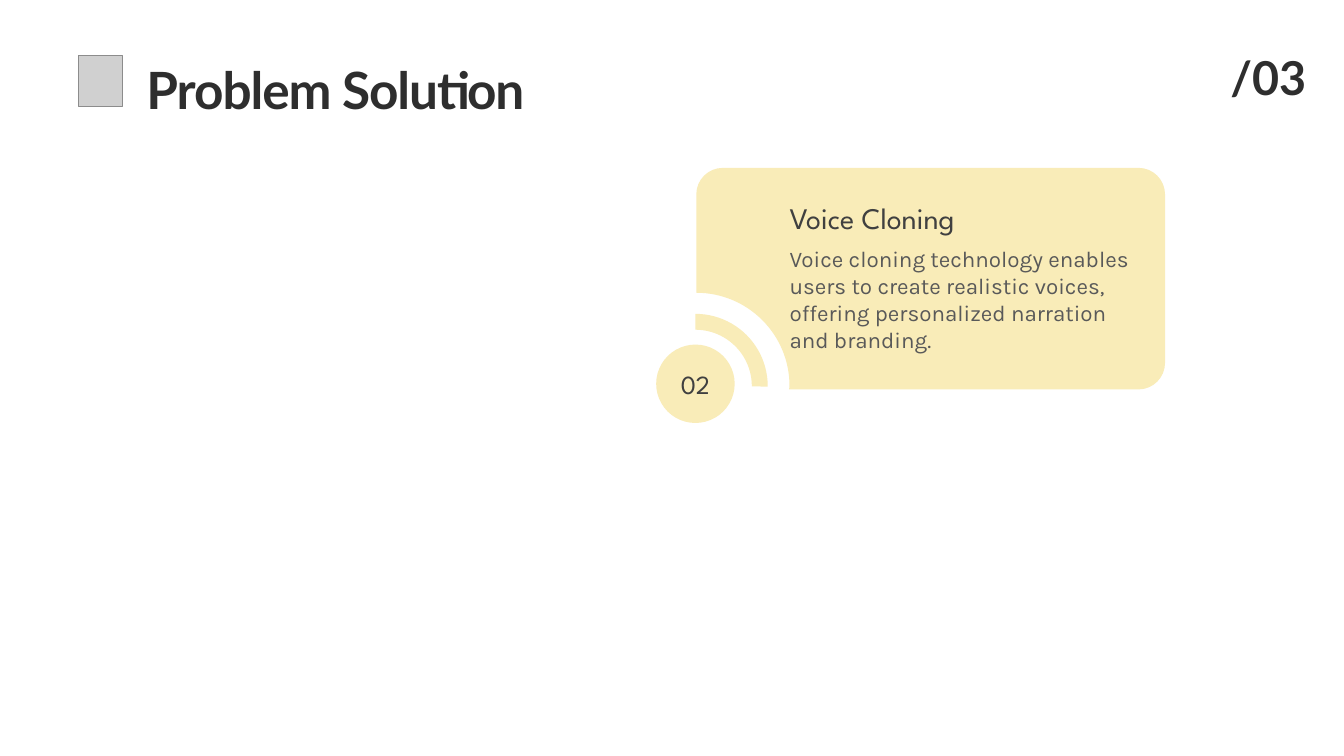
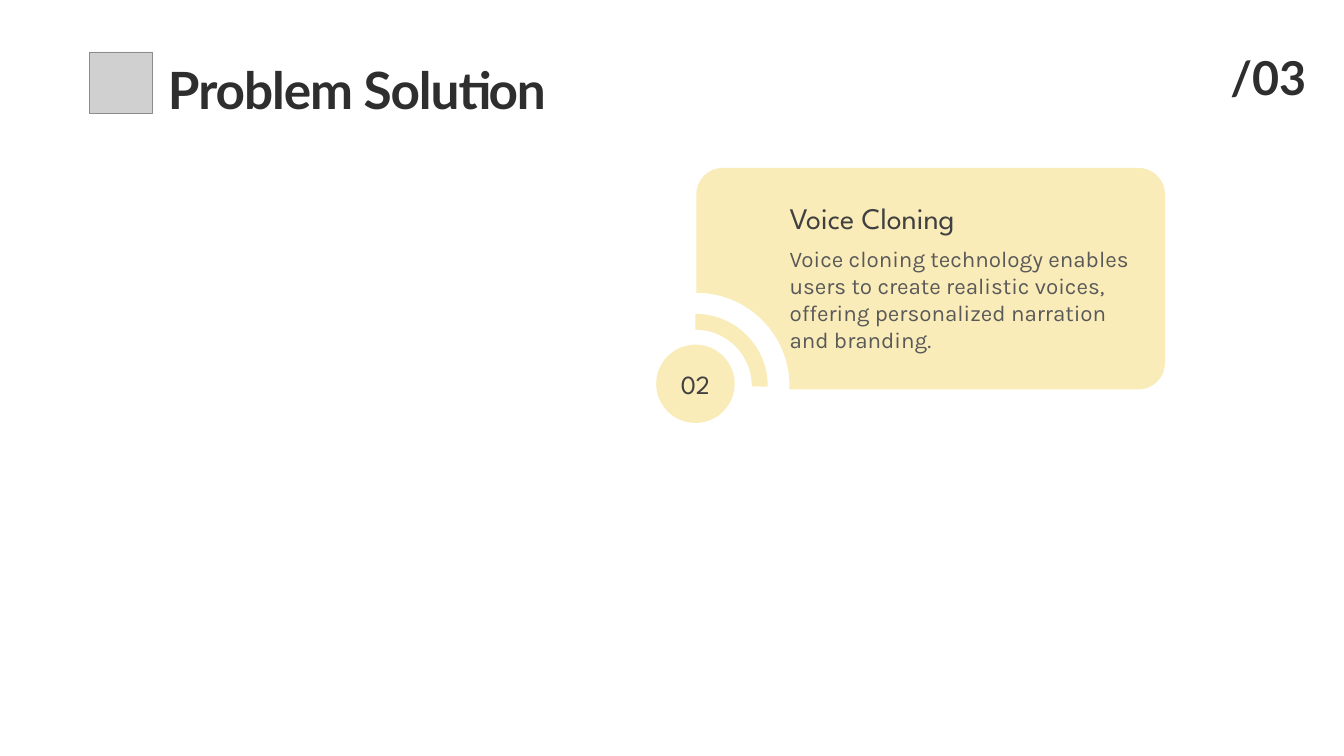
Before and after one commit to SadiaImran/PodVerse, a slide deck: slide 5 of docs/SRS/PodVerse-SRS-PPT.pptx. Drawn at 1344x756 pixels with LibreOffice and Linux fonts; fonts in the diff are those of the drawing; grey boxes stand for pictures. Boxes give left, top, right and bottom in pixels: in the first picture for what was removed or moved away, otherwise in the second. Text is boxed around its words. In the diff, an @@ line names an element or a change of style, - is before the commit and + after.

```diff
--- a/docs/SRS/PodVerse-SRS-PPT.pptx
+++ b/docs/SRS/PodVerse-SRS-PPT.pptx
@@ picture removed at <box>79,56,122,106</box> @@
@@ picture added at <box>89,52,153,114</box> @@
@@ text "Problem Solution": place and size @@
-text "Problem Solution" at <box>146,71,524,110</box>
+text "Problem Solution" at <box>168,71,546,110</box>
```
Also in this commit, not shown: 15 other slides changed.
